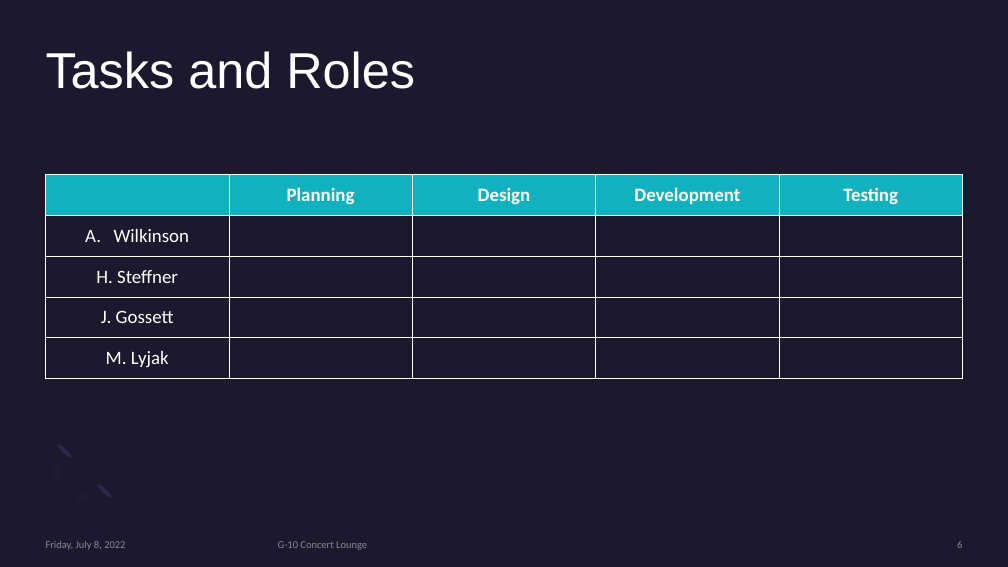
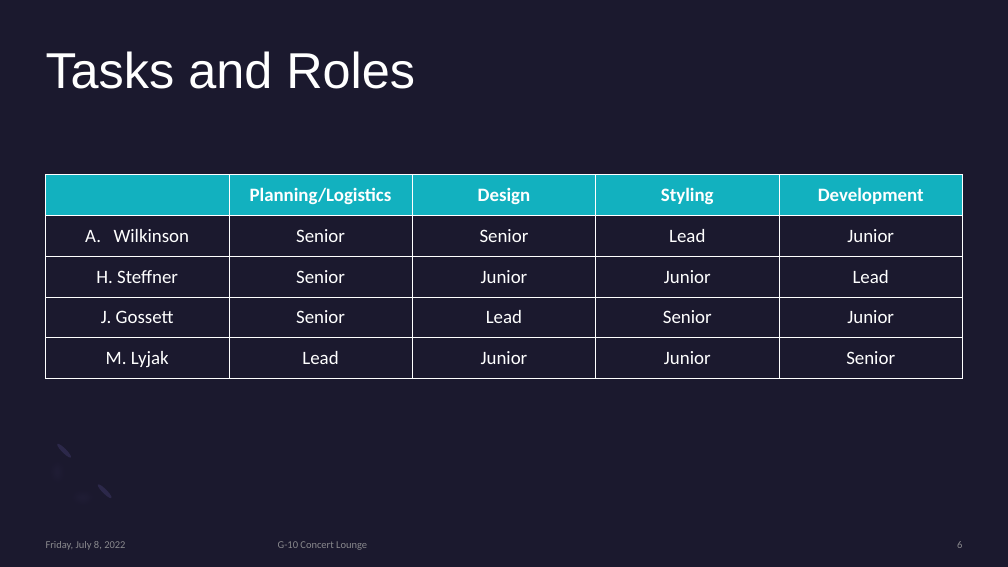
Before and after one commit to huntersteffner/Concert-Finder, a slide deck: slide 6 of Presentation/G-10 Presentation.pptx. Drawn at 1008x567 pixels with LibreOffice and Linux fonts; fonts in the diff are those of the drawing. Boxes give left, top, right and bottom in pixels: in the first picture for what was removed or moved away, otherwise in the second. Text is boxed around its words. In the diff, an @@ line names an element or a change of style, - is before the commit and + after.

```diff
--- a/Presentation/G-10 Presentation.pptx
+++ b/Presentation/G-10 Presentation.pptx
@@ table at bbox=[45, 175, 964, 379] @@
-row 1:  | Planning | Design | Development | Testing
+row 1:  | Planning/Logistics | Design | Styling | Development
-row 2: Wilkinson |  |  |  | 
+row 2: Wilkinson | Senior | Senior | Lead | Junior
-row 3: H. Steffner |  |  |  | 
+row 3: H. Steffner | Senior | Junior | Junior | Lead
-row 4: J. Gossett |  |  |  | 
+row 4: J. Gossett | Senior | Lead | Senior | Junior
-row 5: M. Lyjak |  |  |  | 
+row 5: M. Lyjak | Lead | Junior | Junior | Senior
```
Also in this commit, not shown: 1 other slide changed, 1 other file.
